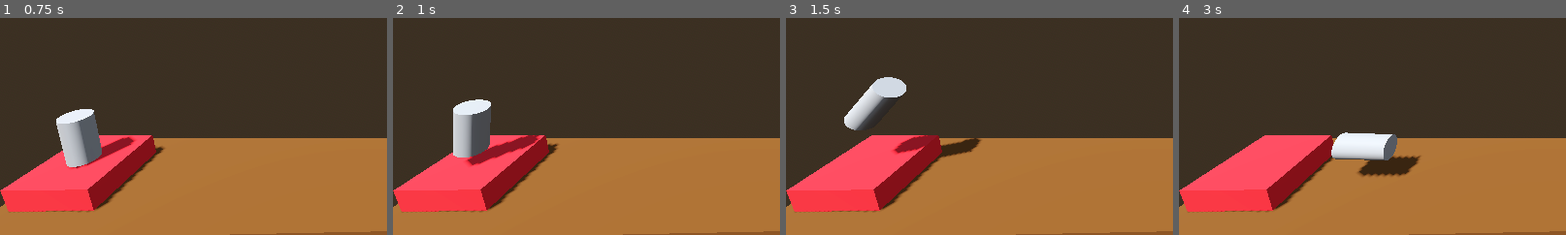
Above: before the commit, frames 1-4 (left to right).
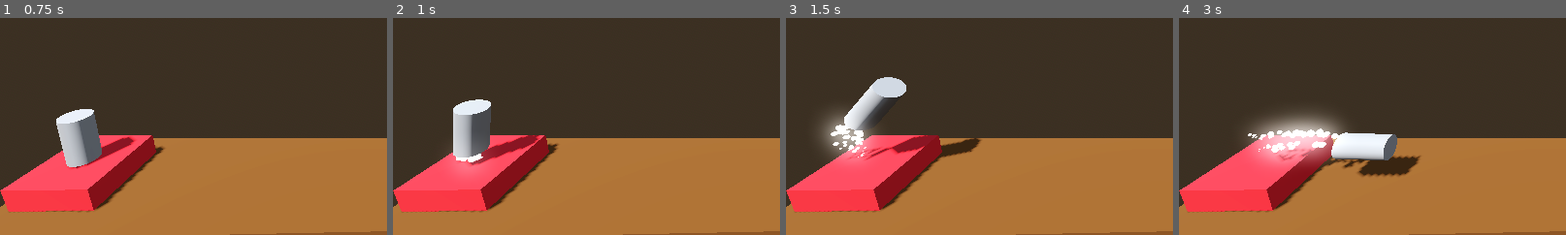
Above: after the commit, the same moments.

Repository: thisguymartin/ProjectBoost
Game: Godot game, scene res://Levels/Level_1.tscn
Two runs of this game, one before a commit and one after it. Both use one fixed random seed, a clock stepped at 60 frames per second and the inputs below.
Inputs (mouse positions are % of the whole screen's width and height, from its top left):
- Up to frame 1 (0.75 s): tap Enter at 0.5 s; move the mouse to (72, 45) at 0.52 s; hold D (turn_right) from 0.53 s (still down); hold Space (boost) from 0.53 s (still down)
- Up to frame 2 (1 s): keep holding D (turn_right); keep holding Space (boost)
- Up to frame 3 (1.5 s): move the mouse to (30, 55) at 1.27 s; release D (turn_right) at 1.28 s; release Space (boost) at 1.28 s; hold Down (ui_down) from 1.28 s (still down); tap Space (boost) at 1.35 s
- Up to frame 4 (3 s): move the mouse to (60, 28) at 2.02 s; release Down (ui_down) at 2.03 s; hold Space (boost) 2.03-2.78 s; hold D (turn_right) from 2.03 s (still down); move the mouse to (45, 70) at 2.77 s; tap Space (boost) at 2.85 s
The pictures show only the part of the screen within x 0-50%, y 50-100%; the shares and areas given below are measured in that part.

Frame 1 is identical in both runs. In frame 2, 0.5% of the frame differs, in the area x 16-24%, y 59-71%; in frame 3, 2.4%; in frame 4, 4.8%, in the area x 17-49%, y 43-70%.

Commit message:
chore: added and updated directory

Diff:
--- a/Levels/Level_1.tscn
+++ b/Levels/Level_1.tscn
@@ -1,6 +1,6 @@
 [gd_scene load_steps=9 format=3 uid="uid://cfxc5nwgyoiqd"]
 
-[ext_resource type="PackedScene" uid="uid://bkwkl4n2s3fd7" path="res://player.tscn" id="1_xka7d"]
+[ext_resource type="PackedScene" uid="uid://bkwkl4n2s3fd7" path="res://Player/player.tscn" id="1_xka7d"]
 [ext_resource type="Script" path="res://LandingPad.gd" id="2_a8t0a"]
 
 [sub_resource type="ProceduralSkyMaterial" id="ProceduralSkyMaterial_btymt"]
--- a/Levels/Level_2.tscn
+++ b/Levels/Level_2.tscn
@@ -1,6 +1,6 @@
 [gd_scene load_steps=10 format=3 uid="uid://cif3ionob2xiw"]
 
-[ext_resource type="PackedScene" uid="uid://bkwkl4n2s3fd7" path="res://player.tscn" id="1_5qj42"]
+[ext_resource type="PackedScene" uid="uid://bkwkl4n2s3fd7" path="res://Player/player.tscn" id="1_5qj42"]
 [ext_resource type="Script" path="res://LandingPad.gd" id="2_3xmek"]
 
 [sub_resource type="ProceduralSkyMaterial" id="ProceduralSkyMaterial_btymt"]
--- a/Levels/Level_3.tscn
+++ b/Levels/Level_3.tscn
@@ -1,6 +1,6 @@
 [gd_scene load_steps=10 format=3 uid="uid://cc5m81qwvsypj"]
 
-[ext_resource type="PackedScene" uid="uid://bkwkl4n2s3fd7" path="res://player.tscn" id="1_p0557"]
+[ext_resource type="PackedScene" uid="uid://bkwkl4n2s3fd7" path="res://Player/player.tscn" id="1_p0557"]
 [ext_resource type="Script" path="res://LandingPad.gd" id="2_3hb5g"]
 
 [sub_resource type="ProceduralSkyMaterial" id="ProceduralSkyMaterial_btymt"]
--- a/Levels/Level_4.tscn
+++ b/Levels/Level_4.tscn
@@ -1,6 +1,6 @@
 [gd_scene load_steps=11 format=3 uid="uid://r0wuq203qgd1"]
 
-[ext_resource type="PackedScene" uid="uid://bkwkl4n2s3fd7" path="res://player.tscn" id="1_8qiwl"]
+[ext_resource type="PackedScene" uid="uid://bkwkl4n2s3fd7" path="res://Player/player.tscn" id="1_8qiwl"]
 [ext_resource type="Script" path="res://LandingPad.gd" id="2_cialh"]
 [ext_resource type="PackedScene" uid="uid://bglps71bcxk83" path="res://moving_hazard.tscn" id="3_45pny"]
 
--- a/Player.gd
+++ b/Player/Player.gd
@@ -2,6 +2,12 @@
 
 @onready var explosion_audio: AudioStreamPlayer3D = $ExplosionAudio
 @onready var success_audio: AudioStreamPlayer3D = $SuccessAudio
+@onready var rocket_audio: AudioStreamPlayer3D = $RocketAudio
+@onready var booster_particles: GPUParticles3D = $BoosterParticles
+@onready var right_booster_particles: GPUParticles3D = $RightBoosterParticles
+@onready var left_booster_particles: GPUParticles3D = $leftBoosterParticles
+
+
 
 
 
@@ -22,13 +28,29 @@
 
 	# Apply vertical force if the "boost" action is pressed.
 	if Input.is_action_pressed("boost"):
+
+		booster_particles.emitting = true
+
+		if rocket_audio.playing == false :
+			rocket_audio.play()
+
 		apply_central_force(basis.y * delta * Thrust)
+	else:
+		booster_particles.emitting = false
+		rocket_audio.stop()
+
 
 	if Input.is_action_pressed("turn_right"):
+		right_booster_particles.emitting = true
 		apply_torque(Vector3(0,0,Torque * delta))
+	else:
+		right_booster_particles.emitting = false
 
 	if Input.is_action_pressed("turn_left"):
+		left_booster_particles.emitting = true
 		apply_torque(Vector3(0,0,-Torque * delta))
+	else:
+		left_booster_particles.emitting = false
 
 	if Input.is_action_pressed("ui_down"):
 		apply_central_force(basis.y * delta * -Thrust)
--- /dev/null
+++ b/Player/player.tscn
@@ -0,0 +1,49 @@
+[gd_scene load_steps=8 format=3 uid="uid://bkwkl4n2s3fd7"]
+
+[ext_resource type="Script" path="res://Player/Player.gd" id="1_4hp3x"]
+[ext_resource type="AudioStream" uid="uid://dkxjdw30lp2q0" path="res://Audio/SFX - Death Explosion.ogg" id="2_mhlnf"]
+[ext_resource type="AudioStream" uid="uid://bbwy0nmuyhmb0" path="res://Audio/SFX - Success.ogg" id="3_drr1x"]
+[ext_resource type="AudioStream" uid="uid://bcqsftrdxruvl" path="res://Audio/SFX - Main engine thrust.ogg" id="4_nqu4d"]
+[ext_resource type="PackedScene" uid="uid://cpdgh027k71if" path="res://booster_particles.tscn" id="5_oq5m4"]
+
+[sub_resource type="CylinderMesh" id="CylinderMesh_lc7ax"]
+
+[sub_resource type="CylinderShape3D" id="CylinderShape3D_axhhd"]
+
+[node name="Player" type="RigidBody3D"]
+axis_lock_linear_z = true
+axis_lock_angular_x = true
+axis_lock_angular_y = true
+mass = 0.08
+max_contacts_reported = 10
+contact_monitor = true
+linear_damp = 3.0
+script = ExtResource("1_4hp3x")
+
+[node name="MeshInstance3D" type="MeshInstance3D" parent="."]
+mesh = SubResource("CylinderMesh_lc7ax")
+
+[node name="CollisionShape3D" type="CollisionShape3D" parent="."]
+transform = Transform3D(1, 0, 0, 0, 1, 0, 0, 0, 1, -0.00487375, 0, 0)
+shape = SubResource("CylinderShape3D_axhhd")
+
+[node name="ExplosionAudio" type="AudioStreamPlayer3D" parent="."]
+stream = ExtResource("2_mhlnf")
+volume_db = 22.342
+
+[node name="SuccessAudio" type="AudioStreamPlayer3D" parent="."]
+stream = ExtResource("3_drr1x")
+
+[node name="RocketAudio" type="AudioStreamPlayer3D" parent="."]
+stream = ExtResource("4_nqu4d")
+
+[node name="BoosterParticles" parent="." instance=ExtResource("5_oq5m4")]
+transform = Transform3D(1, 0, 0, 0, 1, 0, 0, 0, 1, 0, -0.956963, 0)
+
+[node name="RightBoosterParticles" parent="." instance=ExtResource("5_oq5m4")]
+transform = Transform3D(0.924006, -0.382377, 0, 0.382377, 0.924006, 0, 0, 0, 1, 0.415283, -0.956963, 0)
+
+[node name="leftBoosterParticles" parent="." instance=ExtResource("5_oq5m4")]
+transform = Transform3D(0.921348, 0.388738, 0, -0.388738, 0.921348, 0, 0, 0, 1, -0.449238, -0.956963, 0)
+
+[connection signal="body_entered" from="." to="." method="_on_body_entered"]
--- /dev/null
+++ b/booster_particles.tscn
@@ -0,0 +1,36 @@
+[gd_scene load_steps=6 format=3 uid="uid://cpdgh027k71if"]
+
+[sub_resource type="Curve" id="Curve_w7ove"]
+_data = [Vector2(0, 1), 0.0, 1.40451, 0, 0, Vector2(1, 0), -2.21649, 0.0, 0, 0]
+point_count = 2
+
+[sub_resource type="CurveTexture" id="CurveTexture_0capg"]
+curve = SubResource("Curve_w7ove")
+
+[sub_resource type="ParticleProcessMaterial" id="ParticleProcessMaterial_fgg2i"]
+direction = Vector3(0, -1, 0)
+spread = 15.0
+initial_velocity_min = 2.0
+initial_velocity_max = 4.0
+gravity = Vector3(0, 0, 0)
+damping_min = 9.0
+damping_max = 9.0
+scale_curve = SubResource("CurveTexture_0capg")
+
+[sub_resource type="StandardMaterial3D" id="StandardMaterial3D_6pwbh"]
+emission_enabled = true
+emission = Color(1, 1, 1, 1)
+emission_energy_multiplier = 2.0
+
+[sub_resource type="SphereMesh" id="SphereMesh_atjxn"]
+material = SubResource("StandardMaterial3D_6pwbh")
+radius = 0.1
+height = 0.2
+radial_segments = 32
+rings = 16
+
+[node name="BoosterParticles" type="GPUParticles3D"]
+amount = 32
+lifetime = 0.5
+process_material = SubResource("ParticleProcessMaterial_fgg2i")
+draw_pass_1 = SubResource("SphereMesh_atjxn")
--- a/player.tscn
+++ /dev/null
@@ -1,35 +0,0 @@
-[gd_scene load_steps=6 format=3 uid="uid://bkwkl4n2s3fd7"]
-
-[ext_resource type="Script" path="res://Player.gd" id="1_4hp3x"]
-[ext_resource type="AudioStream" uid="uid://dkxjdw30lp2q0" path="res://SFX - Death Explosion.ogg" id="2_iyh8h"]
-[ext_resource type="AudioStream" uid="uid://bbwy0nmuyhmb0" path="res://SFX - Success.ogg" id="3_nqu5u"]
-
-[sub_resource type="CylinderMesh" id="CylinderMesh_lc7ax"]
-
-[sub_resource type="CylinderShape3D" id="CylinderShape3D_axhhd"]
-
-[node name="Player" type="RigidBody3D"]
-axis_lock_linear_z = true
-axis_lock_angular_x = true
-axis_lock_angular_y = true
-mass = 0.08
-max_contacts_reported = 10
-contact_monitor = true
-linear_damp = 3.0
-script = ExtResource("1_4hp3x")
-
-[node name="MeshInstance3D" type="MeshInstance3D" parent="."]
-mesh = SubResource("CylinderMesh_lc7ax")
-
-[node name="CollisionShape3D" type="CollisionShape3D" parent="."]
-transform = Transform3D(1, 0, 0, 0, 1, 0, 0, 0, 1, -0.00487375, 0, 0)
-shape = SubResource("CylinderShape3D_axhhd")
-
-[node name="ExplosionAudio" type="AudioStreamPlayer3D" parent="."]
-stream = ExtResource("2_iyh8h")
-volume_db = 22.342
-
-[node name="SuccessAudio" type="AudioStreamPlayer3D" parent="."]
-stream = ExtResource("3_nqu5u")
-
-[connection signal="body_entered" from="." to="." method="_on_body_entered"]
Not shown, added: Audio/SFX - Death Explosion.ogg.import
Not shown, added: Audio/SFX - Main engine thrust.ogg.import
Not shown, added: Audio/SFX - Success.ogg.import
Not shown, removed: SFX - Death Explosion.ogg.import
Not shown, removed: SFX - Success.ogg.import
Not shown, removed: addons/GoldGdt/Default.tres
Not shown, removed: addons/GoldGdt/GoldGdtMovement.gd
Not shown, removed: addons/GoldGdt/Player.tscn
Not shown, removed: addons/GoldGdt/PlayerParameters.gd
Binary file removed: addons/GoldGdt/gdticon.png
Not shown, removed: addons/GoldGdt/gdticon.png.import
Not shown, removed: addons/GoldGdt/goldgdt_plugin.gd
(and 6 more such lines)
